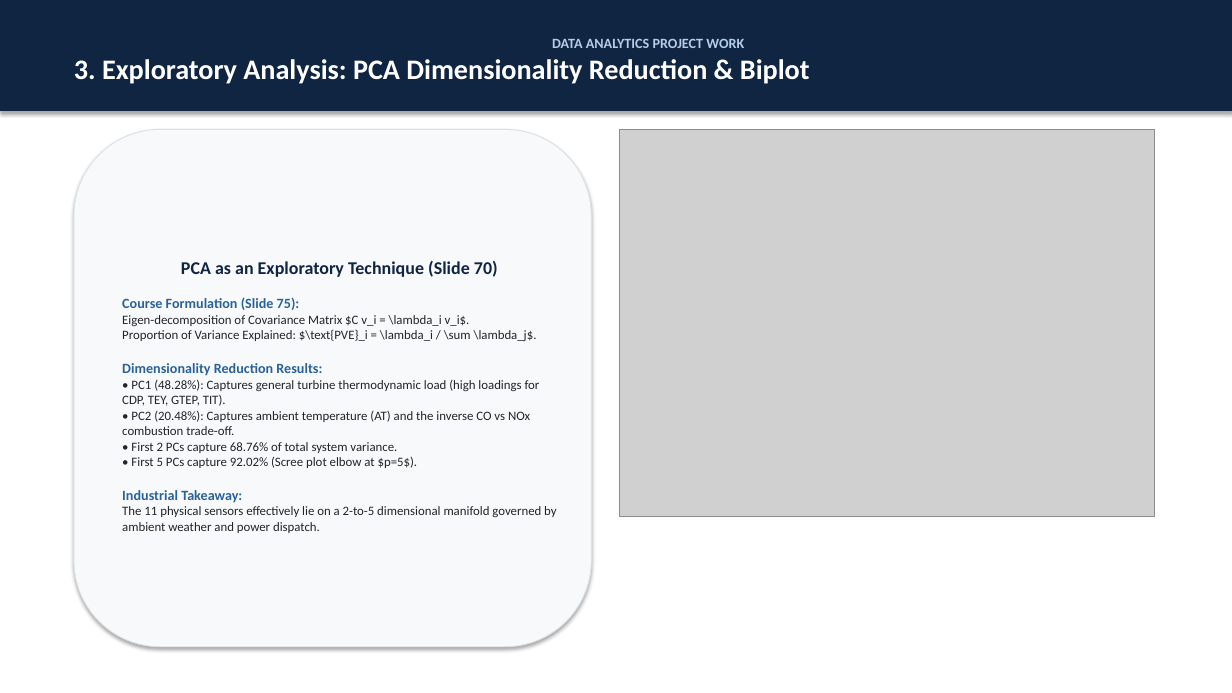
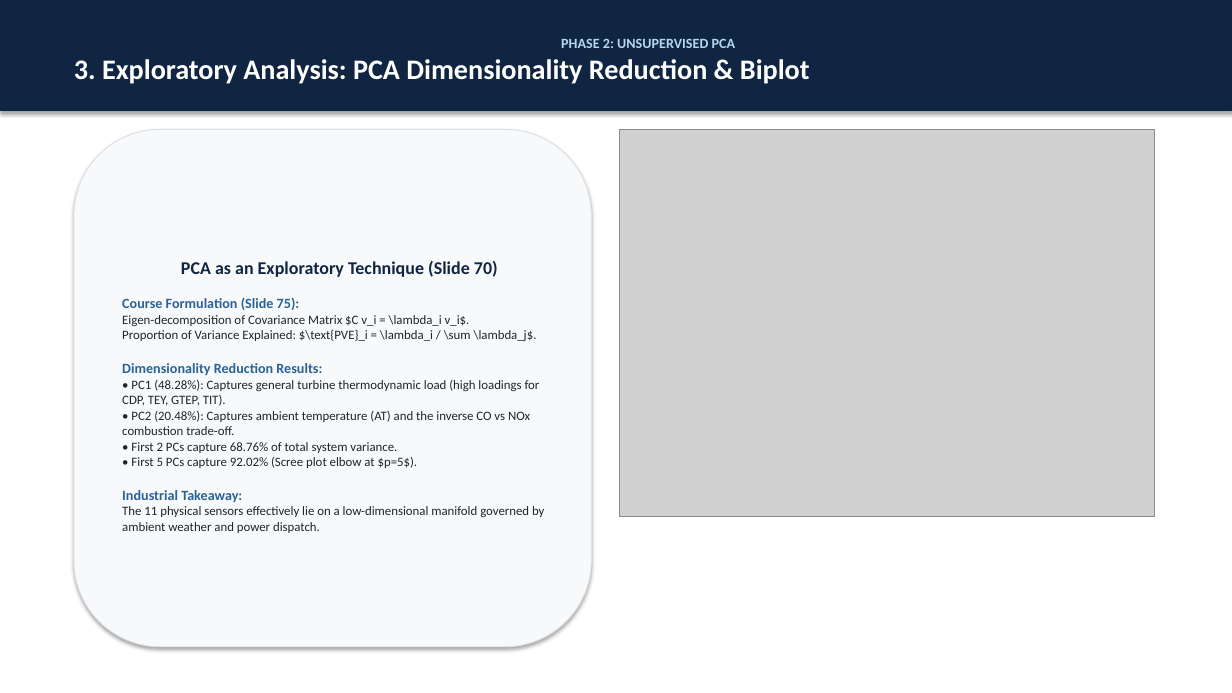
Before and after one commit to guidomariadifiore/DataAnalysisProject, a slide deck: slide 6 of presentation.pptx. Drawn at 1232x693 pixels with LibreOffice and Linux fonts; fonts in the diff are those of the drawing; grey boxes stand for pictures. Boxes give left, top, right and bottom in pixels: in the first picture for what was removed or moved away, otherwise in the second. Text is boxed around its words. In the diff, an @@ line names an element or a change of style, - is before the commit and + after.

```diff
--- a/presentation.pptx
+++ b/presentation.pptx
@@ text in rectangle at <box>561,38,736,48</box>: text changed; text colour #B4CDEB to #B4D7EB @@
-DATA ANALYTICS PROJECT WORK
+PHASE 2: UNSUPERVISED PCA
@@ text in rounded rectangle at <box>122,506,544,533</box>: text changed @@
-The 11 physical sensors effectively lie on a 2-to-5 dimensional manifold governed by ambient weather and power dispatch.
+The 11 physical sensors effectively lie on a low-dimensional manifold governed by ambient weather and power dispatch.
```
Also in this commit, not shown: 6 other slides changed, 5 slides added, 4 other files.
